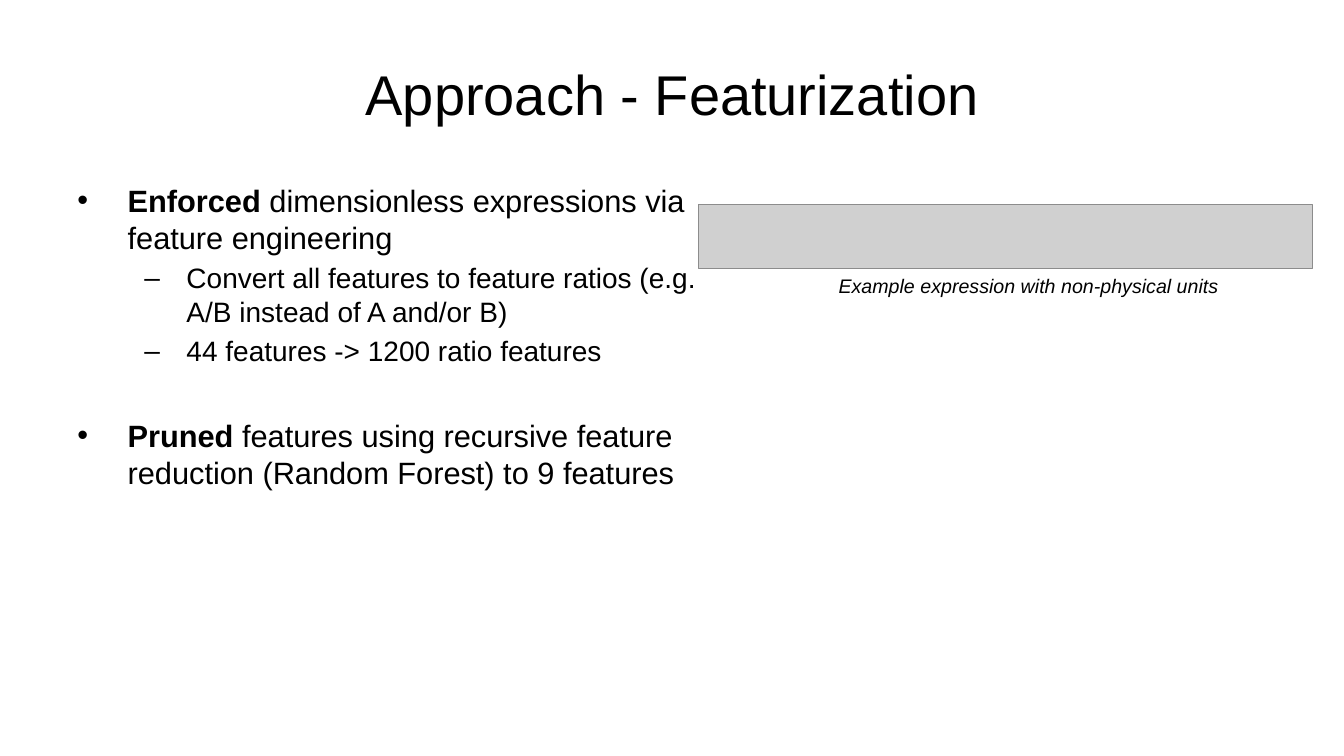
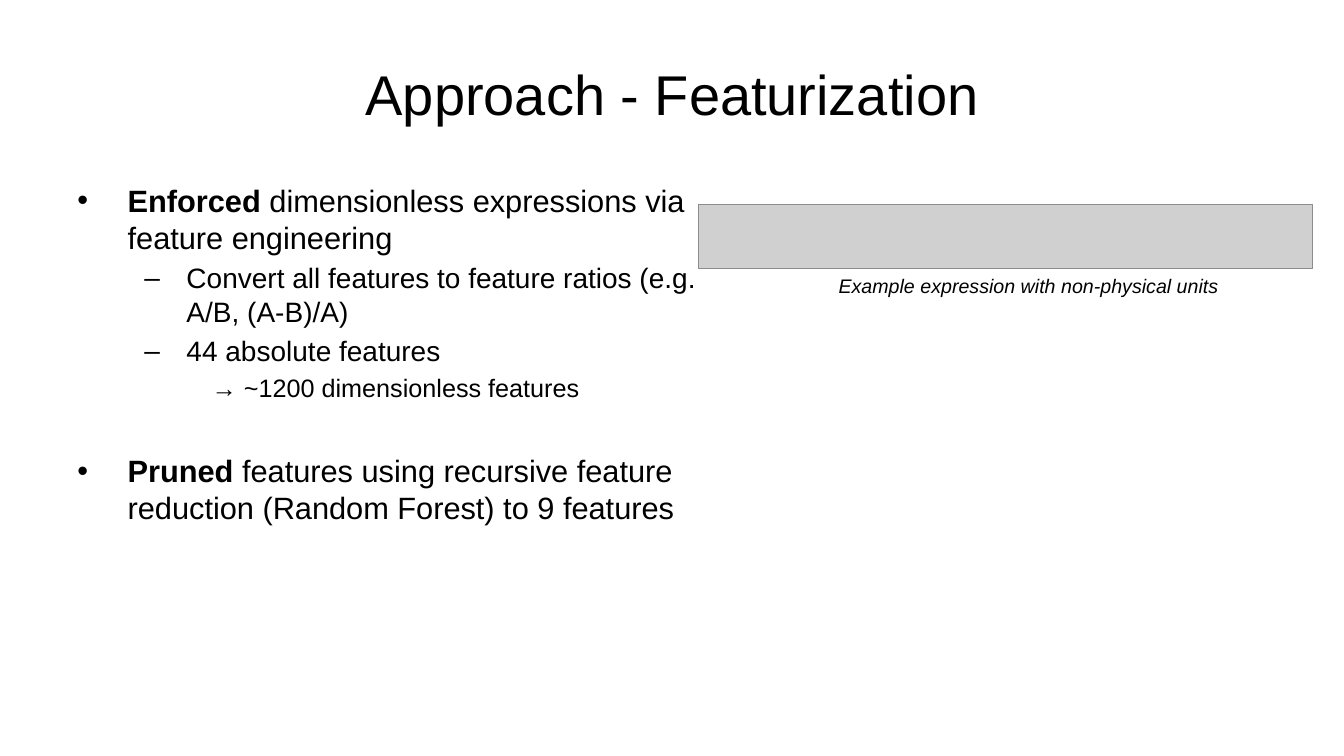
Before and after one commit to AlbertVong/Mat-Hack-2023, a slide deck: slide 4 of powerpoint_slides/final_presentation_av.pptx. Drawn at 1344x756 pixels with LibreOffice and Linux fonts; fonts in the diff are those of the drawing; grey boxes stand for pictures; background and template pictures are left out. Boxes give left, top, right and bottom in pixels: in the first picture for what was removed or moved away, otherwise in the second. Text is boxed around its words. In the diff, an @@ line names an element or a change of style, - is before the commit and + after.

```diff
--- a/powerpoint_slides/final_presentation_av.pptx
+++ b/powerpoint_slides/final_presentation_av.pptx
@@ text at bbox=[186, 267, 695, 398]: text changed @@
-  – Convert all features to feature ratios (e.g. A/B instead of A and/or B)
-  – 44 features -> 1200 ratio features
+  – Convert all features to feature ratios (e.g. A/B, (A-B)/A)
+  – 44 absolute features
+    → ~1200 dimensionless features
```
Also in this commit, not shown: 4 other slides changed.
